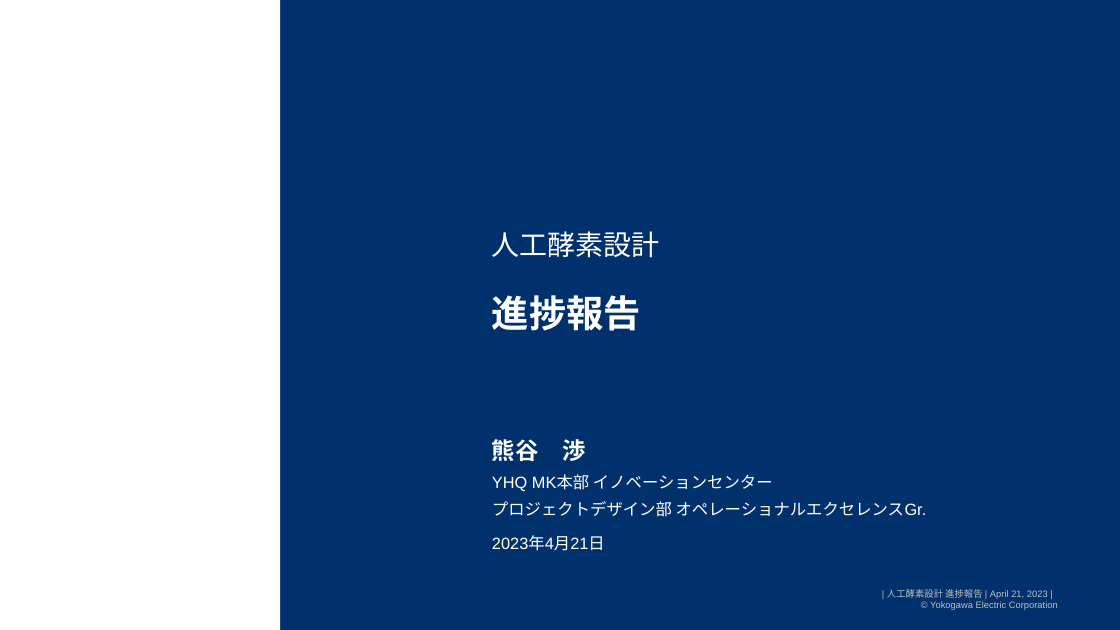
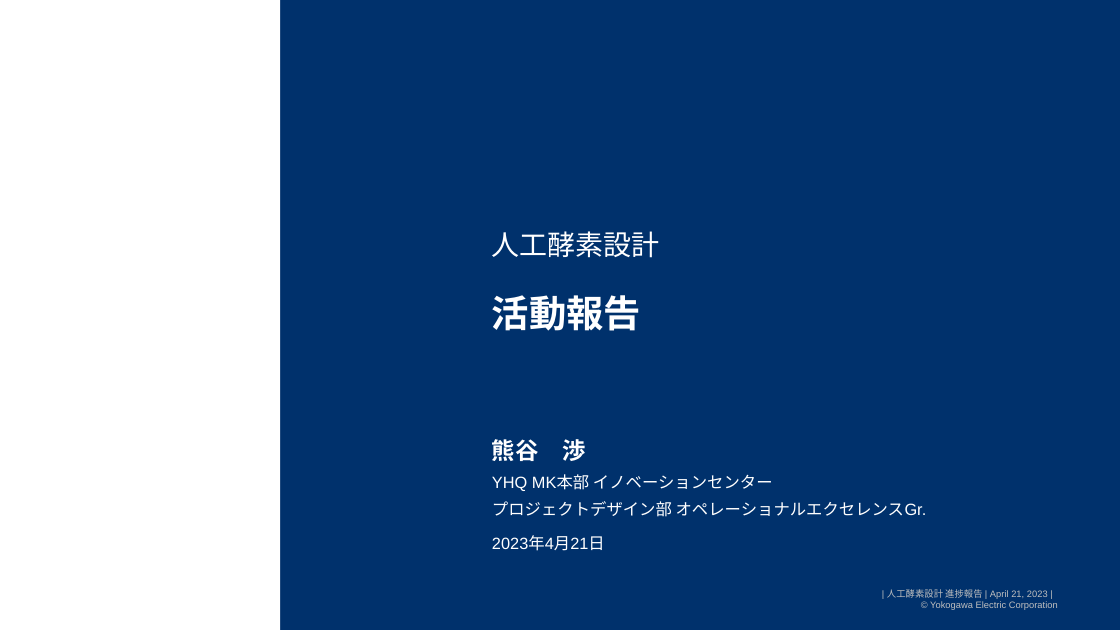
Before and after one commit to watarukumagai-git/denovo, a slide deck: slide 1 of joint_res/230421_人工酵素設計_進捗報告_rev.0.pptx. Drawn at 1120x630 pixels with LibreOffice and Linux fonts; fonts in the diff are those of the drawing; background and template pictures are left out. Boxes give left, top, right and bottom in pixels: in the first picture for what was removed or moved away, otherwise in the second. Text is boxed around its words. In the diff, an @@ line names an element or a change of style, - is before the commit and + after.

```diff
--- a/joint_res/230421_人工酵素設計_進捗報告_rev.0.pptx
+++ b/joint_res/230421_人工酵素設計_進捗報告_rev.0.pptx
@@ title at (x1=492, y1=295, x2=641, y2=331): text changed @@
-進捗報告
+活動報告
```
Also in this commit, not shown: 8 other slides changed, 13 slides added, 1 slide removed.
